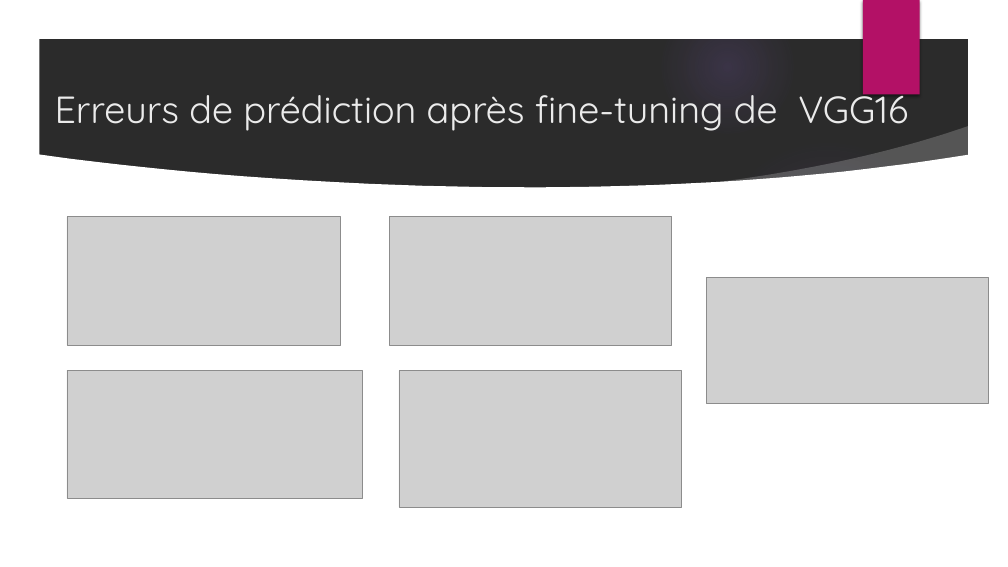
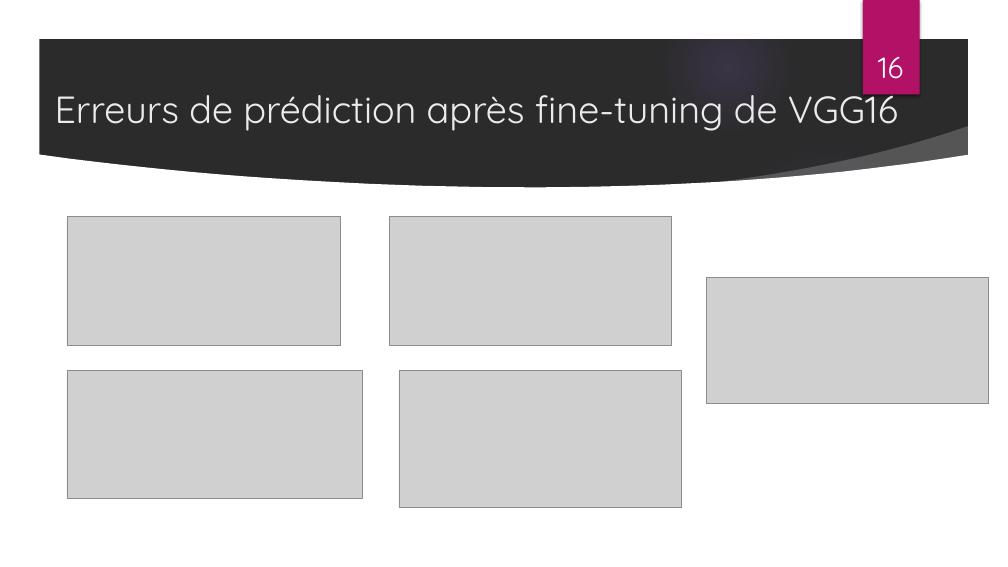
Before and after one commit to ThibaultDieudonne/Comments-and-Pictures-Classification, a slide deck: slide 16 of P6_01_presentation.pptx. Drawn at 1008x567 pixels with LibreOffice and Linux fonts; fonts in the diff are those of the drawing; grey boxes stand for pictures; background and template pictures are left out; a plain dark background stands for a picture behind light text. Boxes give left, top, right and bottom in pixels: in the first picture for what was removed or moved away, otherwise in the second. Text is boxed around its words. In the diff, an @@ line names an element or a change of style, - is before the commit and + after.

```diff
--- a/P6_01_presentation.pptx
+++ b/P6_01_presentation.pptx
@@ page number added at [878, 57, 904, 79], 28 pt, text #FFFFFF @@
+16
@@ title "Erreurs de prédiction après fine-tuning ..." rewrapped from [55, 84, 908, 131] to [55, 84, 898, 131] @@
```
Also in this commit, not shown: 15 other slides changed, 1 slide added, 1 slide removed, 1 other file.
